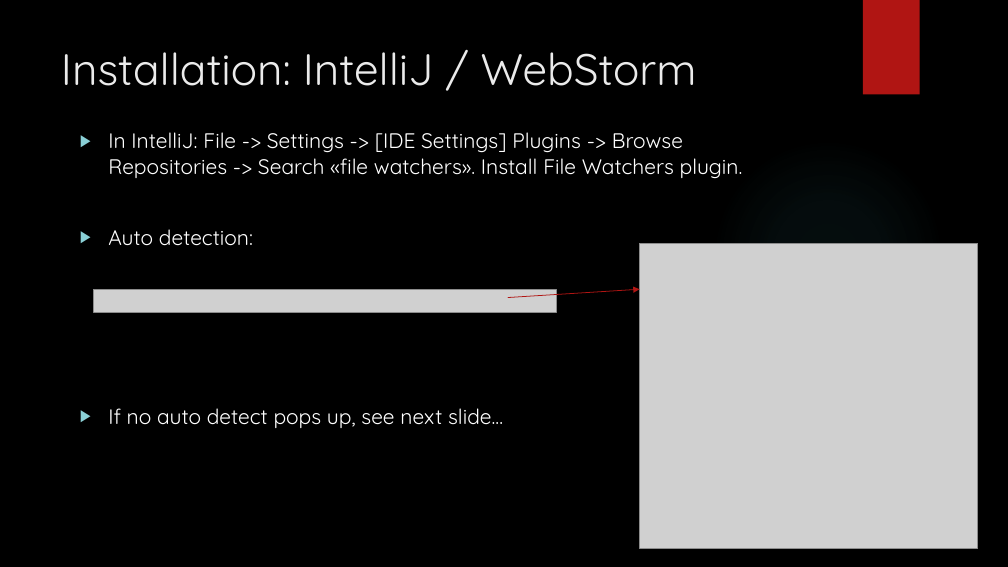
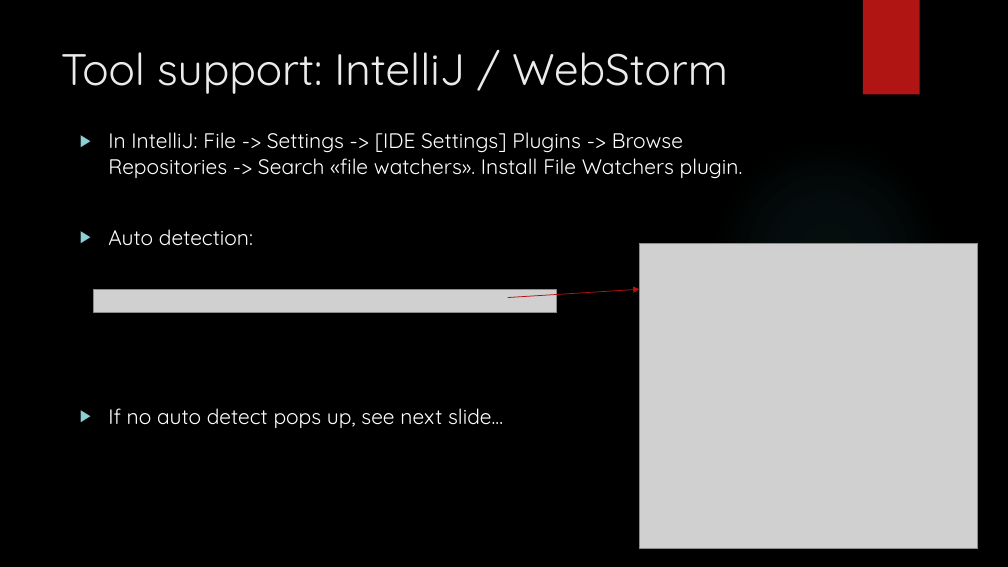
Before and after one commit to bouvet-openlab/typescript-angular-workshop, a slide deck: slide 9 of TypeScript.pptx (slide 8 before the commit). Drawn at 1008x567 pixels with LibreOffice and Linux fonts; fonts in the diff are those of the drawing; grey boxes stand for pictures; background and template pictures are left out. Boxes give left, top, right and bottom in pixels: in the first picture for what was removed or moved away, otherwise in the second. Text is boxed around its words. In the diff, an @@ line names an element or a change of style, - is before the commit and + after.

```diff
--- a/TypeScript.pptx
+++ b/TypeScript.pptx
@@ title at <box>61,52,728,94</box>: text changed @@
-Installation: IntelliJ / WebStorm
+Tool support: IntelliJ / WebStorm
```
Also in this commit, not shown: 4 other slides changed, 2 slides added.
